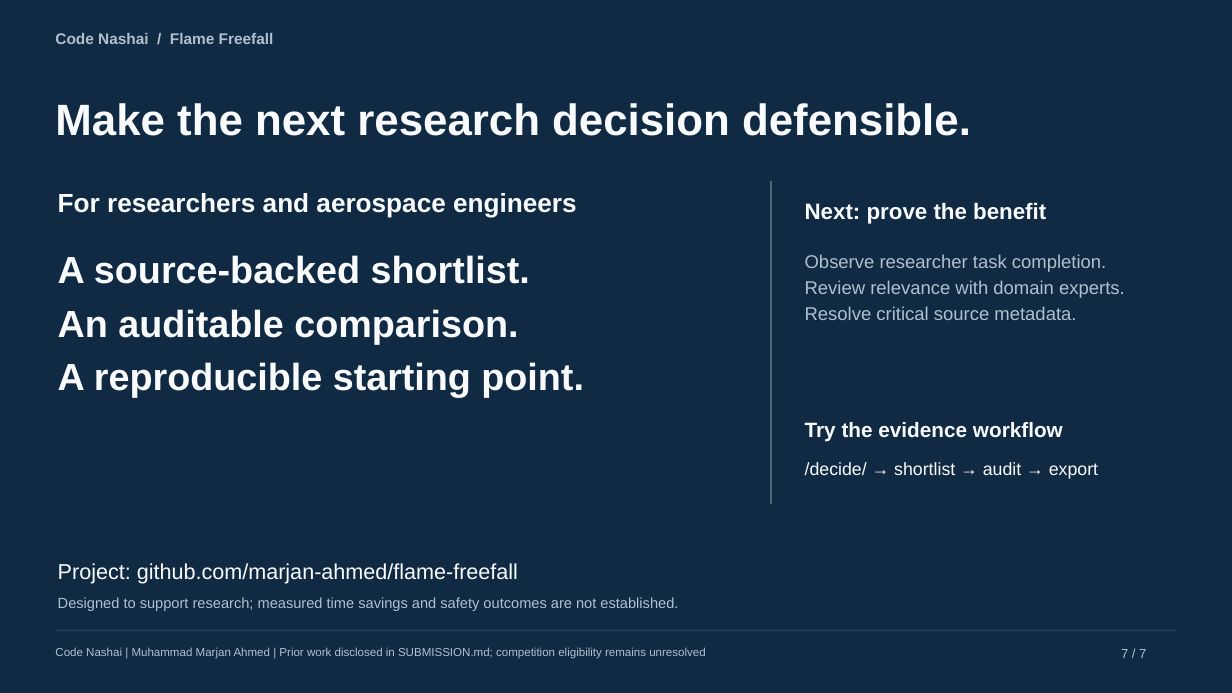
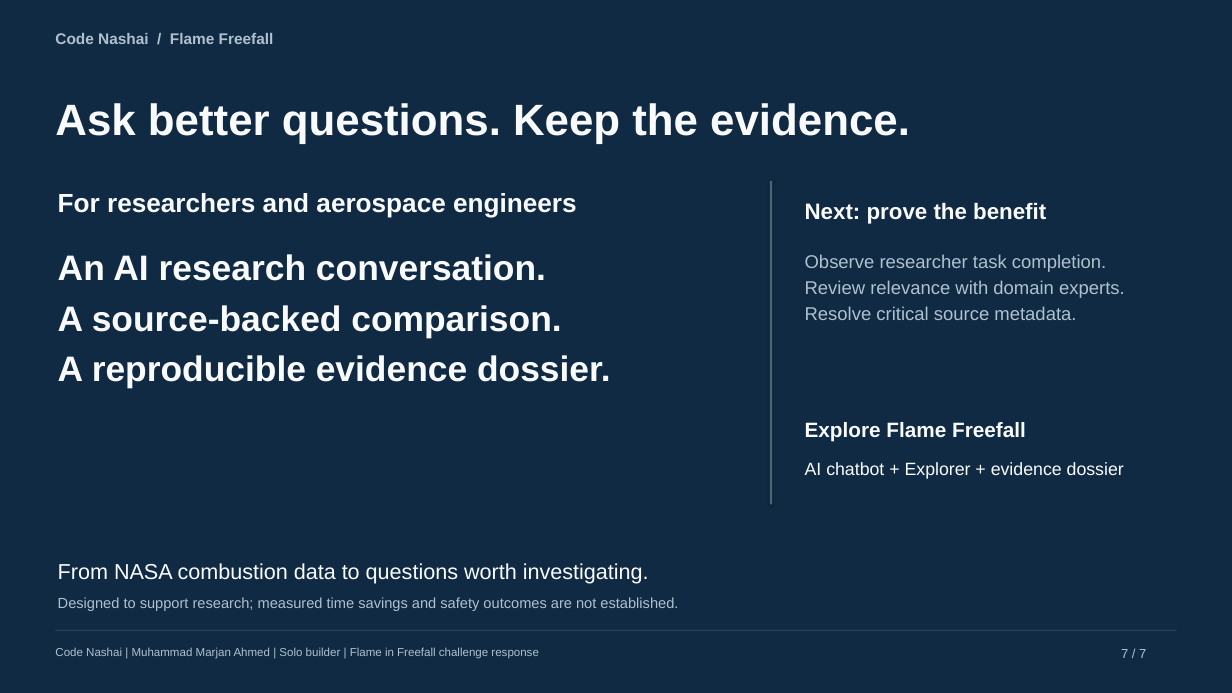
Before and after one commit to marjan-ahmed/flame-freefall, a slide deck: slide 7 of docs/presentation/flame-freefall-pitch.pptx. Drawn at 1232x693 pixels with LibreOffice and Linux fonts; fonts in the diff are those of the drawing. Boxes give left, top, right and bottom in pixels: in the first picture for what was removed or moved away, otherwise in the second. Text is boxed around its words. In the diff, an @@ line names an element or a change of style, - is before the commit and + after.

Commit message:
Center pitch on AI research chatbot and refine presentation

```diff
--- a/docs/presentation/flame-freefall-pitch.pptx
+++ b/docs/presentation/flame-freefall-pitch.pptx
@@ text at (55, 103, 910, 144): text changed @@
-Make the next research decision defensible.
+Ask better questions. Keep the evidence.
@@ text at (58, 254, 611, 388): text changed; size 35.3 to 33.1 pt @@
-A source-backed shortlist.
-An auditable comparison.
-A reproducible starting point.
+An AI research conversation.
+A source-backed comparison.
+A reproducible evidence dossier.
@@ text at (805, 422, 1026, 441): text changed @@
-Try the evidence workflow
+Explore Flame Freefall
@@ text at (805, 462, 1124, 479): text changed @@
-/decide/ → shortlist → audit → export
+AI chatbot + Explorer + evidence dossier
@@ text at (58, 563, 649, 583): text changed @@
-Project: github.com/marjan-ahmed/flame-freefall
+From NASA combustion data to questions worth investigating.
@@ text at (55, 648, 538, 659): text changed @@
-Code Nashai | Muhammad Marjan Ahmed | Prior work disclosed in SUBMISSION.md; competition eligibility remains unresolved
+Code Nashai | Muhammad Marjan Ahmed | Solo builder | Flame in Freefall challenge response
```
Also in this commit, not shown: 5 other slides changed, 1 slide added, 1 slide removed, 12 other files.
